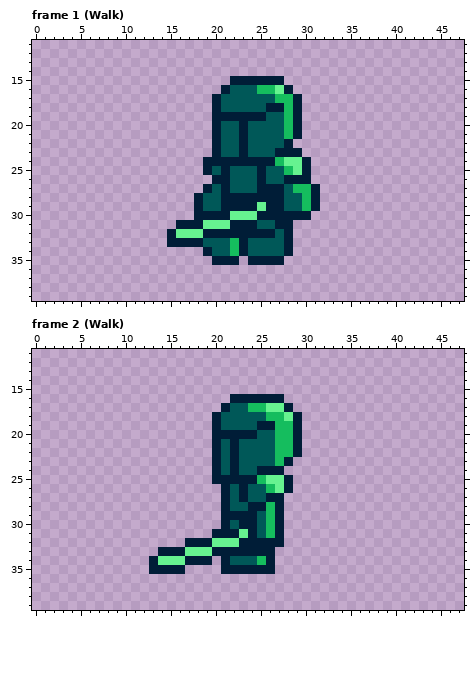
Pixel-art file -- assets/sprites/characters/knight_battler.ase. The picture above is the old version.
48x48 pixels, 14 frames. Shown: frame 1 (Walk): x 0..47, y 11..39; frame 2 (Walk): x 0..47, y 11..39. The commit also changed other frames, which this record leaves out.
After:
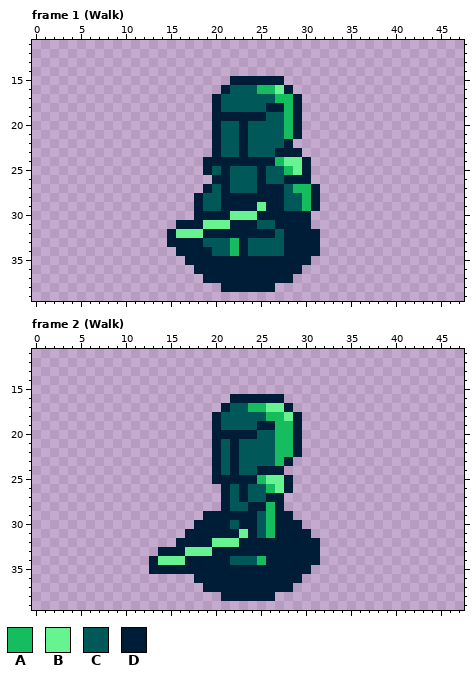
Palette (. is transparent): A #15bd5e  B #66f390  C #005858  D #001d37
Edits made:
layer "Shadow" added
Frame 1 (Walk), layer "Shadow":
y 31: x 29..30 .. -> DD
y 32..33: x 29..31 ... -> DDD
y 34: x 16..18 ... -> DDD; x 29..31 ... -> DDD
y 35: x 17..19 ... -> DDD; x 23 . -> D; x 28..30 ... -> DDD
y 36: x 18..29 ............ -> DDDDDDDDDDDD
y 37: x 19..28 .......... -> DDDDDDDDDD
y 38: x 21..26 ...... -> DDDDDD
Frame 2 (Walk), layer "Shadow":
y 29: x 19..20 .. -> DD; x 28 . -> D
y 30: x 18..20 ... -> DDD; x 28..29 .. -> DD
y 31: x 17..19 ... -> DDD; x 28..30 ... -> DDD
y 32: x 16 . -> D; x 28..31 .... -> DDDD
y 33: x 27..31 ..... -> DDDDD
y 34: x 20 . -> D; x 27..31 ..... -> DDDDD
y 35: x 17..20 .... -> DDDD; x 27..30 .... -> DDDD
y 36: x 18..29 ............ -> DDDDDDDDDDDD
y 37: x 19..28 .......... -> DDDDDDDDDD
y 38: x 21..26 ...... -> DDDDDD
Pixel boxes of the changes (left, top, right, bottom) in both pictures:
added: (176, 220, 320, 292)
added: (176, 511, 320, 601)
